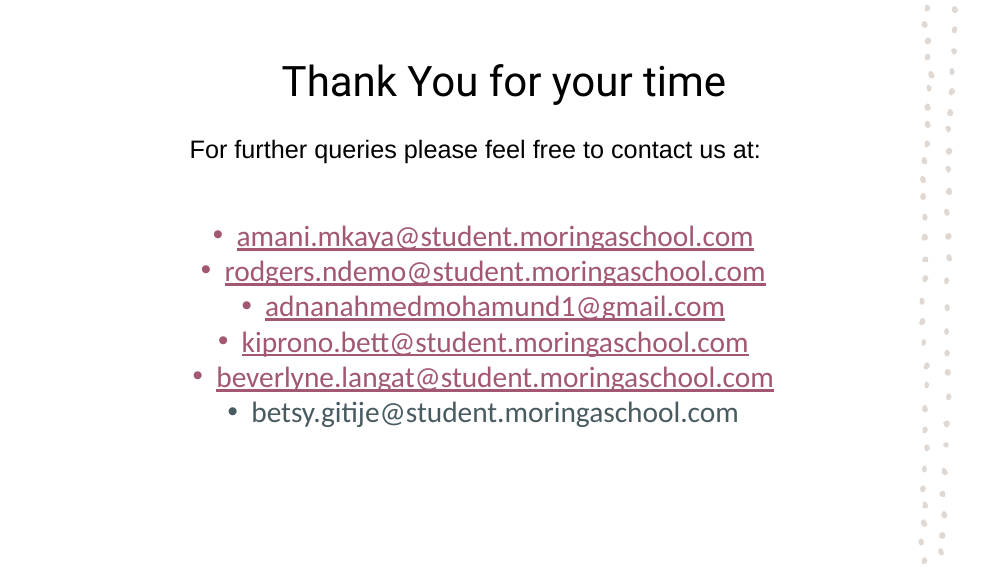
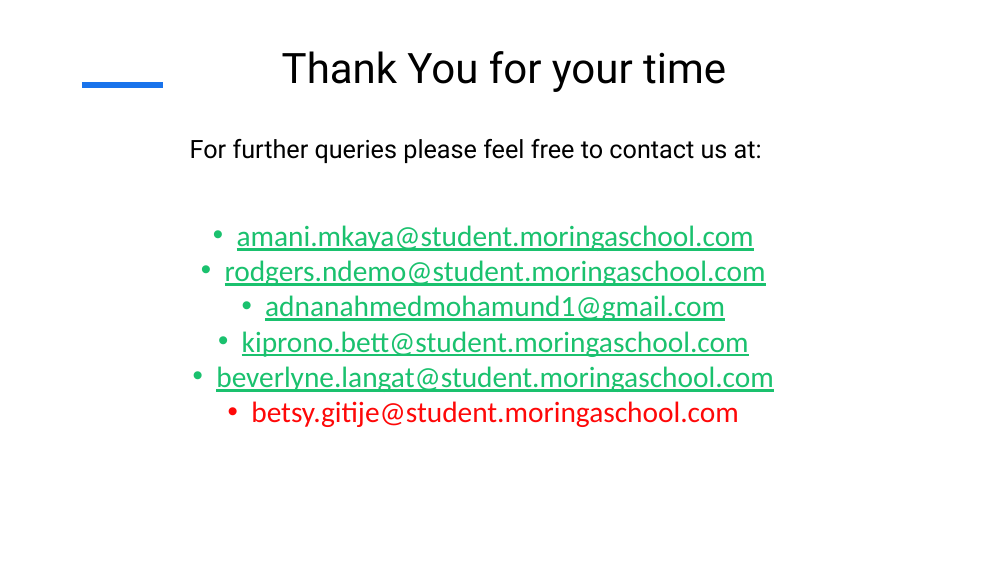
Before and after one commit to Rodgerdev/movies_data_project, a slide deck: slide 19 of Power point presentation/Box_Office_Trend_Analysis.pptx. Drawn at 1008x567 pixels with LibreOffice and Linux fonts; fonts in the diff are those of the drawing. Boxes give left, top, right and bottom in pixels: in the first picture for what was removed or moved away, otherwise in the second. Text is boxed around its words. In the diff, an @@ line names an element or a change of style, - is before the commit and + after.

```diff
--- a/Power point presentation/Box_Office_Trend_Analysis.pptx
+++ b/Power point presentation/Box_Office_Trend_Analysis.pptx
@@ title "Thank You for your time" at bbox=[282, 51, 726, 92]: vertical alignment middle to top @@
@@ line added from (82, 85) to (163, 85), #1973EB 6 pt @@
@@ text "For further queries please feel ..." at bbox=[190, 139, 762, 163]: font Arial to Roboto @@
@@ text "amani.mkaya@student.moringaschool.com" at bbox=[216, 225, 773, 427]: text colour #A25872 to #1AC16E in "amani.mkaya@student.moringaschool.com", "rodgers.ndemo@student.moringaschool.com", "adnanahmedmohamund1@gmail.com", "kiprono.bett@student.moringaschool.com" and 1 more places; text colour #485B61 to #FE0808 in "betsy.gitije@student.moringaschool.com" @@
@@ group removed at bbox=[918, 2, 959, 565]: 57 freeform shapes @@
```
Also in this commit, not shown: 20 other slides changed, 2 other files.
